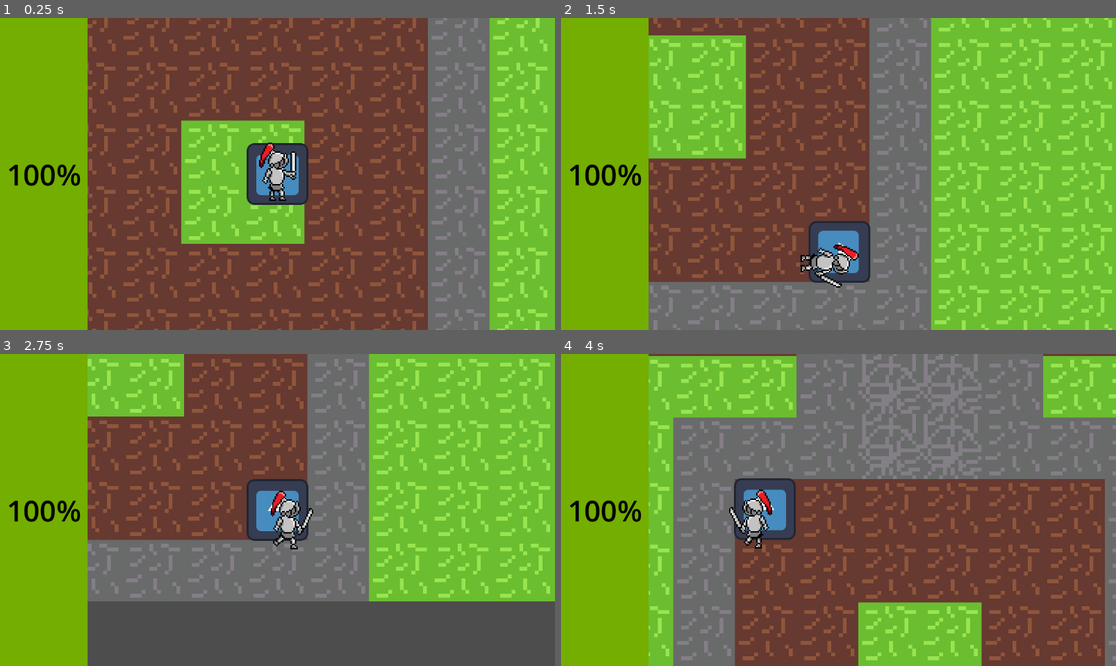
Above: before the commit, frames 1-4 (two rows, left to right).
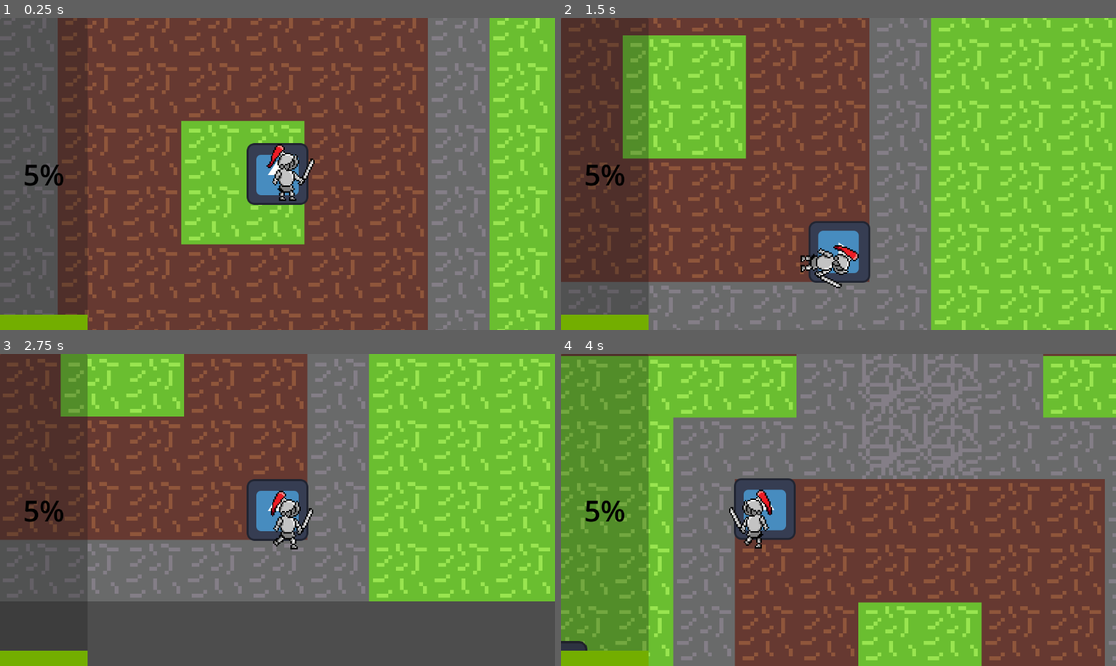
Above: after the commit, the same moments.

Repository: Kokonico/sanitation
Game: Godot game, scene res://Scenes/world.tscn
The game is run twice, just before and just after one commit, with the same random seed, the same clock (stepped at 60 frames per second) and the same inputs. The engine's default icon, where the game draws it, is replaced by a stand-in: a white triangle on a blue panel in a dark square.
Inputs (mouse positions are in pixels of both pictures, inside the frame that each line leads up to):
- Up to frame 1 (0.25 s): no input
- Up to frame 2 (1.5 s): tap Enter at 0.5 s; move the mouse to (960, 158) at 0.52 s; hold D (move-right) 0.53-1.28 s; click (960, 158) at 0.6 s; tap Space (dash) at 0.8, 1.35 s; move the mouse to (727, 189) at 1.27 s; hold S (move-down) from 1.28 s (still down)
- Up to frame 3 (2.75 s): click (166, 525) at 1.55 s; move the mouse to (333, 441) at 2.02 s; release S (move-down) at 2.03 s; hold D (move-right) from 2.03 s (still down); click (333, 441) at 2.1 s; tap Space (dash) at 2.3 s
- Up to frame 4 (4 s): move the mouse to (810, 572) at 2.77 s; release D (move-right) at 2.78 s; hold W (move-up) 2.78-3.53 s; tap Space (dash) at 2.85, 3.8 s; click (810, 572) at 3.05 s; move the mouse to (1005, 556) at 3.52 s; hold A (move-left) from 3.53 s (still down); click (1005, 556) at 3.6 s

The runs differ from the first frame. In frame 1, 18% of the frame differs, in the area x 0-99%, y 0-100%; in frame 2, 15%; in frame 3, 15%; in frame 4, 15%.

Commit message:
goblin attacks

Diff:
--- a/Scenes/enemy.tscn
+++ b/Scenes/enemy.tscn
@@ -41,14 +41,17 @@
 autostart = true
 
 [node name="AttackRange" type="Area2D" parent="."]
-collision_layer = 0
+collision_layer = 4
 collision_mask = 4
 
 [node name="CollisionShape2D" type="CollisionShape2D" parent="AttackRange"]
 position = Vector2(2, 2)
 shape = SubResource("RectangleShape2D_tve08")
 
+[node name="AttackTimer" type="Timer" parent="."]
+
 [connection signal="body_entered" from="Area2D" to="." method="_on_area_2d_body_entered"]
 [connection signal="timeout" from="physicsbox/pathfinder/Timer" to="." method="_on_timer_timeout"]
 [connection signal="body_entered" from="AttackRange" to="." method="_on_attack_range_body_entered"]
 [connection signal="body_exited" from="AttackRange" to="." method="_on_attack_range_body_exited"]
+[connection signal="timeout" from="AttackTimer" to="." method="_on_attack_timer_timeout"]
--- a/Scenes/player.tscn
+++ b/Scenes/player.tscn
@@ -205,16 +205,16 @@
 theme_override_colors/font_outline_color = Color(0, 0, 0, 1)
 theme_override_font_sizes/font_size = 60
 theme_override_styles/fill = SubResource("StyleBoxFlat_rl25q")
+max_value = 5.0
 allow_greater = true
+allow_lesser = true
 fill_mode = 3
 
 [node name="AnimatedSprite2D" type="AnimatedSprite2D" parent="."]
 position = Vector2(27, 15)
 scale = Vector2(2.96, 2.96)
 sprite_frames = SubResource("SpriteFrames_qye1j")
-animation = &"attack"
-frame = 4
-frame_progress = 1.0
+animation = &"death"
 
 [node name="AttackArea" type="Area2D" parent="."]
 
--- a/Scenes/world.tscn
+++ b/Scenes/world.tscn
@@ -48,6 +48,7 @@
 
 [node name="TileMapLayer" type="TileMapLayer" parent="Tiles"]
 texture_filter = 1
+position = Vector2(0, 1)
 scale = Vector2(8, 8)
 tile_map_data = PackedByteArray("AAAHAAEAAAAAAAAAAAAHAAAAAAAAAAAAAAAGAAAAAAAAAAAAAAAGAAEAAAAAAAAAAAAHAAIAAAABAAAAAAAGAA …(4240 unchanged characters)…
 tile_set = SubResource("TileSet_hrgf1")
--- a/Scripts/enemy.gd
+++ b/Scripts/enemy.gd
@@ -2,23 +2,35 @@
 @onready var attack_zone: CollisionShape2D = $AttackRange/CollisionShape2D
 @onready var pathfinder: NavigationAgent2D = $physicsbox/pathfinder
 @onready var timer: Timer = $physicsbox/pathfinder/Timer
+@onready var attack_timer: Timer = $AttackTimer
 
 var following
 var target
 var in_attack_radius
+var attacking = false
+@export var DAMAGE = 1
+@export var COOLDOWN = 1
 @export var health = 5
 @export var SPEED = 500
 # Called when the node enters the scene tree for the first time.
 func _ready() -> void:
-	health = int(randf_range(1, 3))
-	print(health)
+	attack_timer.wait_time = COOLDOWN
+	pass
 
 
 # Called every frame. 'delta' is the elapsed time since the previous frame.
 func _physics_process(delta: float) -> void:
 	if following:
-		var dir = to_local(pathfinder.get_next_path_position()).normalized()
-		velocity = dir * SPEED
+		if not in_attack_radius:
+			var dir = to_local(pathfinder.get_next_path_position()).normalized()
+			velocity = dir * SPEED
+		elif attacking == false:
+			velocity = Vector2.ZERO
+			if attack_timer.is_stopped():
+				attack_timer.start(COOLDOWN)
+		else:
+			velocity = Vector2.ZERO
+
 	else:
 		velocity = Vector2.ZERO
 	move_and_slide()
@@ -35,11 +47,13 @@
 		following = true
 
 func _on_attack_range_body_entered(body: Node2D) -> void:
-	in_attack_radius = true
+	if body.get("IS_PLAYER"):
+		in_attack_radius = true
 
 
 func _on_attack_range_body_exited(body: Node2D) -> void:
-	in_attack_radius = false
+	if body.get("IS_PLAYER"):
+		in_attack_radius = false
 
 
 func _on_timer_timeout() -> void:
@@ -50,3 +64,10 @@
 	if health <= 0:
 		health = 0
 		queue_free()
+
+
+func _on_attack_timer_timeout() -> void:
+	attacking = false
+	if in_attack_radius:
+		target.hurt(DAMAGE)
+		attack_timer.stop()
--- a/Scripts/player.gd
+++ b/Scripts/player.gd
@@ -4,7 +4,7 @@
 @onready var animator: AnimatedSprite2D = $AnimatedSprite2D
 @onready var attackCollisionArea: CollisionPolygon2D = $AttackArea/CollisionPolygon2D
 
-@export var health: float = 100.0
+@export var health: int = 5
 
 
 const IS_PLAYER = true
@@ -17,6 +17,8 @@
 var sliding = false
 var has_y_input = false
 var has_x_input = false
+
+var is_dead = false
 
 
 var last_direction = Vector2.ZERO
@@ -36,75 +38,79 @@
 		if sliding:
 			sliding = false
 
+	if not is_dead:
 
-	if Input.is_action_pressed("move-up"):
-		direction.y -= 1
-		has_input = true
-		has_y_input = true
-	if Input.is_action_pressed("move-down"):
-		direction.y += 1
-		has_input = true
-		has_y_input = true
-	if Input.is_action_pressed("move-left"):
-		scale.y = -1
-		rotation = PI
-		direction.x -= 1
-		has_input = true
-		has_x_input = true
-	if Input.is_action_pressed("move-right"):
-		scale.y = 1
-		rotation = 0
-		direction.x += 1
-		has_input = true
-		has_x_input = true
+		if Input.is_action_pressed("move-up"):
+			direction.y -= 1
+			has_input = true
+			has_y_input = true
+		if Input.is_action_pressed("move-down"):
+			direction.y += 1
+			has_input = true
+			has_y_input = true
+		if Input.is_action_pressed("move-left"):
+			scale.y = -1
+			rotation = PI
+			direction.x -= 1
+			has_input = true
+			has_x_input = true
+		if Input.is_action_pressed("move-right"):
+			scale.y = 1
+			rotation = 0
+			direction.x += 1
+			has_input = true
+			has_x_input = true
 
-	if Input.is_action_just_pressed("attack"):
-		has_input = true
-		attack()
+		if Input.is_action_just_pressed("attack"):
+			has_input = true
+			attack()
 
-	if direction != Vector2.ZERO:
-		last_direction = direction
+		if direction != Vector2.ZERO:
+			last_direction = direction
 
-	direction = direction.normalized()
-	self.rotation = direction.angle()
-	if not sliding:
-		velocity += direction * SPEED
-		if abs(velocity.x) > SPEED_CAP:
-			velocity.x = SPEED_CAP * (1 if abs(velocity.x) == velocity.x else -1)
-		if abs(velocity.y) > SPEED_CAP:
-			velocity.y = SPEED_CAP * (1 if abs(velocity.y) == velocity.y else -1)
+		direction = direction.normalized()
+		self.rotation = direction.angle()
+		if not sliding:
+			velocity += direction * SPEED
+			if abs(velocity.x) > SPEED_CAP:
+				velocity.x = SPEED_CAP * (1 if abs(velocity.x) == velocity.x else -1)
+			if abs(velocity.y) > SPEED_CAP:
+				velocity.y = SPEED_CAP * (1 if abs(velocity.y) == velocity.y else -1)
 
-	if not has_x_input or sliding:
-		var velx_abs = abs(velocity.x)
-		var velx_dir = 1 if velx_abs == velocity.x else -1
-		velocity.x = ((velx_abs - FRACTION_FORCE) if (velx_abs - FRACTION_FORCE) > 0 else 0) * velx_dir
-	if not has_y_input or sliding:
-		var vely_abs = abs(velocity.y)
-		var vely_dir = 1 if vely_abs == velocity.y else -1
-		velocity.y = ((vely_abs - FRACTION_FORCE) if (vely_abs - FRACTION_FORCE) > 0 else 0) * vely_dir
+		if not has_x_input or sliding:
+			var velx_abs = abs(velocity.x)
+			var velx_dir = 1 if velx_abs == velocity.x else -1
+			velocity.x = ((velx_abs - FRACTION_FORCE) if (velx_abs - FRACTION_FORCE) > 0 else 0) * velx_dir
+		if not has_y_input or sliding:
+			var vely_abs = abs(velocity.y)
+			var vely_dir = 1 if vely_abs == velocity.y else -1
+			velocity.y = ((vely_abs - FRACTION_FORCE) if (vely_abs - FRACTION_FORCE) > 0 else 0) * vely_dir
 
-	if animator.animation != "attack":
-		if has_x_input or has_y_input:
-			animator.play("run")
-		elif not has_input:
-			animator.play("idle")
-	elif animator.animation_finished:
-		animator.animation == "idle"
+		if animator.animation != "attack":
+			if has_x_input or has_y_input:
+				animator.play("run")
+			elif not has_input:
+				animator.play("idle")
+		elif animator.animation_finished:
+			animator.animation == "idle"
 
-	if Input.is_action_just_pressed("dash") and not sliding:
-		sliding = true
-		if direction == Vector2.ZERO:
-			direction = last_direction
-		velocity = direction * 2500
-		animator.play("dash")
-	move_and_slide()
-	position += velocity * delta
+		if Input.is_action_just_pressed("dash") and not sliding:
+			sliding = true
+			if direction == Vector2.ZERO:
+				direction = last_direction
+			velocity = direction * 2500
+			animator.play("dash")
+		move_and_slide()
+		position += velocity * delta
 
 
 func hurt(dmg):
 	health -= dmg
-	if health <= 0:
+	health_bar.value = health
+	if health <= 0 and not is_dead:
 		health = 0
+		is_dead = true
+		velocity = Vector2.ZERO
 		animator.play("death")
 
 func attack() -> void:
